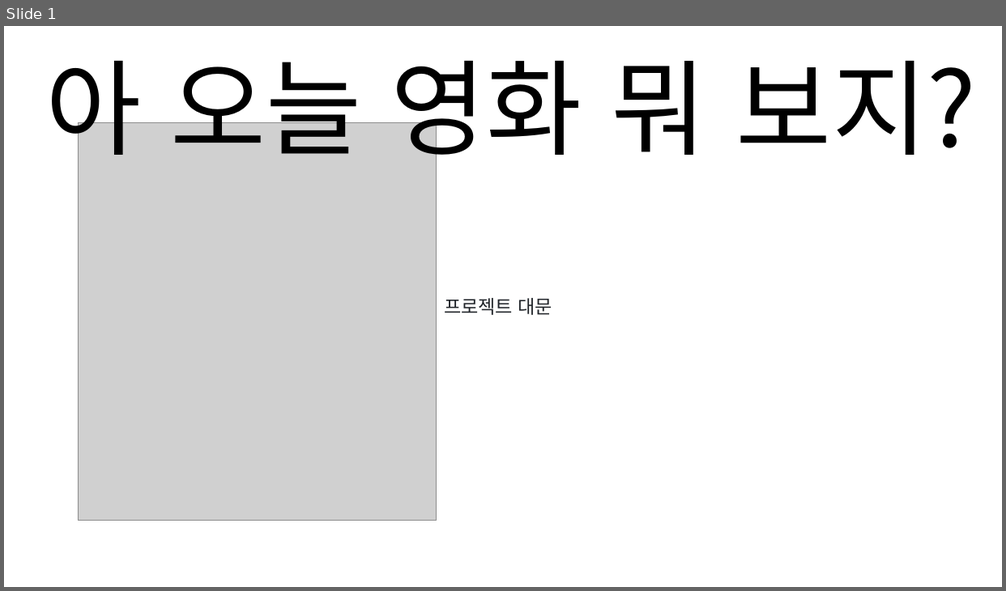
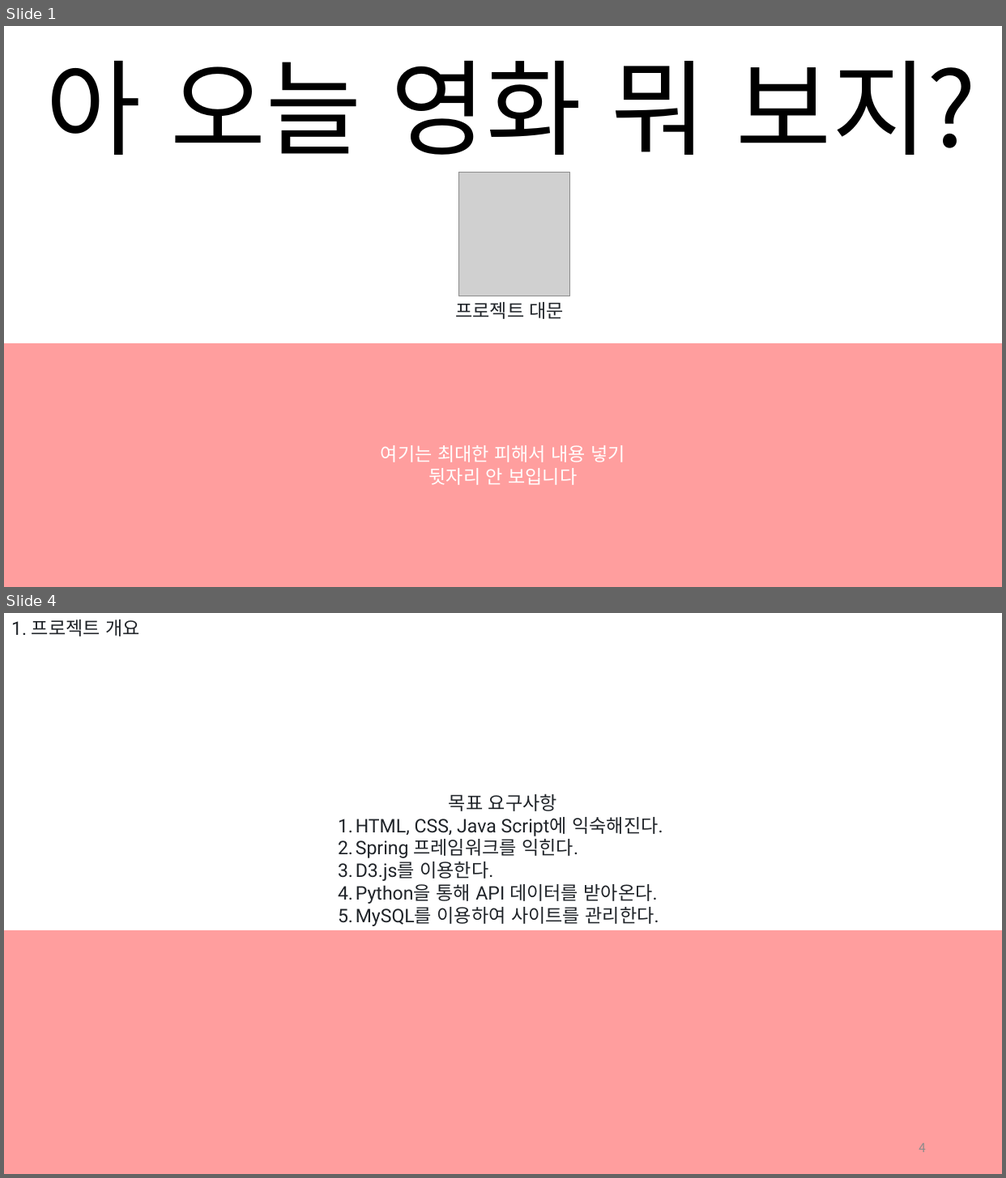
Before and after one commit to 909ma/VIE-Oh-What-is-The-Film-Today, a slide deck: 기타/발표 자료/초본.pptx. Shown one above the other, each under a label of ours: slide 1 before the commit, slides 1 and 4 after it; the slides between them are not shown. The pictures are 1006x591 and 1006x1178 pixels, drawn with LibreOffice and Linux fonts; fonts in the diff are those of the drawing; grey boxes stand for pictures. Boxes give left, top, right and bottom in pixels: in the first picture for what was removed or moved away, otherwise in the second. Text is boxed around its words. In the diff, an @@ line names an element or a change of style, - is before the commit and + after.

```diff
--- a/기타/발표 자료/초본.pptx
+++ b/기타/발표 자료/초본.pptx
@@ slide 4 added at box(4, 613, 1002, 1174), background #FFFFFF @@
@@ text added at box(11, 619, 140, 636), 18 pt, text #1F2328 @@
+1. 프로젝트 개요
@@ text added at box(356, 794, 663, 926), 18 pt, text #1F2328 @@
+목표 요구사항
+  1. HTML, CSS, Java Script에 익숙해진다.
+  2. Spring 프레임워크를 익힌다.
+  3. D3.js를 이용한다.
+  4. Python을 통해 API 데이터를 받아온다.
+  5. MySQL를 이용하여 사이트를 관리한다.
@@ rectangle added at box(4, 931, 1002, 1174), fill #FF0000 at 38% opacity @@
@@ page number added at box(918, 1144, 926, 1152), 12 pt, text #8C8C8C @@
+4
@@ slide 1 changed as well @@
@@ picture: place and size @@
-picture at box(78, 122, 437, 521)
+picture at box(459, 173, 571, 297)
@@ text "프로젝트 대문": place and size @@
-text "프로젝트 대문" at box(444, 298, 553, 315)
+text "프로젝트 대문" at box(455, 302, 565, 319)
@@ rectangle added at box(4, 344, 1002, 587), fill #FF0000 at 38% opacity, 18 pt, text #FFFFFF @@
+여기는 최대한 피해서 내용 넣기
+뒷자리 안 보입니다
```
Also in this commit, not shown: 9 other slides changed, 3 other slides added, 1 slide removed.
